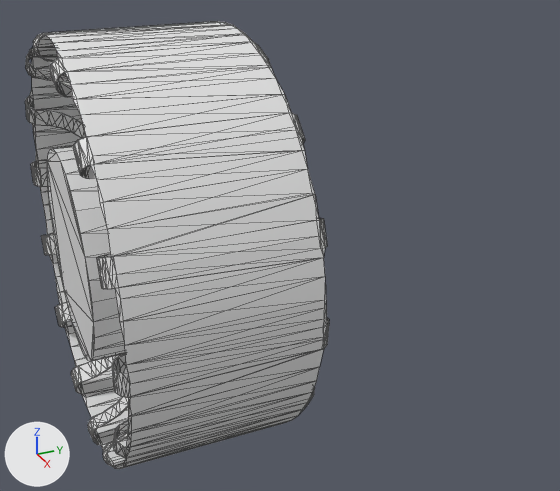
The COLLADA model models/rover_amalia_leg/meshes/wheel.dae: old version first, new version second.
One viewpoint serves both versions: a camera (50 mm lens) standing at (0.305, -0.079, 0.139) and looking at (0.003, 0.057, -0.012). Arrows for +X, +Y and +Z are at lower left; the lights stay in place. Mesh edges are drawn as thin lines.

Before the edit, the objects in view are built like this:
```python
me_wheel = bpy.data.meshes.new('Wheel')
me_wheel.from_pydata(...)  # 1786 vertices, 3503 faces; spans x -0.09..0.09, y -0.04..0.04, z -0.09..0.09
ob_wheel = bpy.data.objects.new('Wheel', me_wheel)
ob_wheel.location = (0.0, 0.0, 0.0)
```
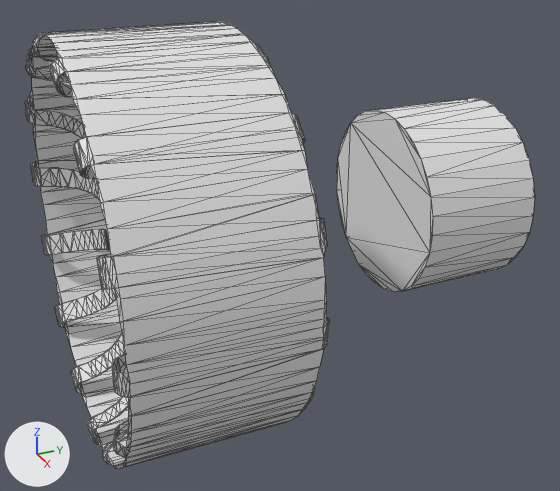
What differs and where, as boxes (x1, y1, x2, y2) in the pictures (560 x 491 px):
'Wheel_001', added: after (337, 98, 535, 292)
part 1 of me_wheel, deleted: before (47, 146, 125, 361)

What the commit changed:
me_wheel has 1786 vertices, 3503 faces and spans x -0.09..0.09, y -0.04..0.04, z -0.09..0.09.
me_wheel is used by ob_wheel; location (0.0, 0.0, 0.0).
me_wheel part 1: the loose piece of 64 vertices spanning x -0.045..0.045, y -0.038..0.019, z -0.045..0.045 is deleted.
Mesh me_wheel_001 is new.
It is a 32-sided cylinder along y spanning x -0.0449..0.045, y 0.1125..0.1692, z -0.0451..0.0448.
Object 'Wheel_001' (ob_wheel_001) is new; it shows me_wheel_001.
Its location is (0.0, 0.0, 0.0).
